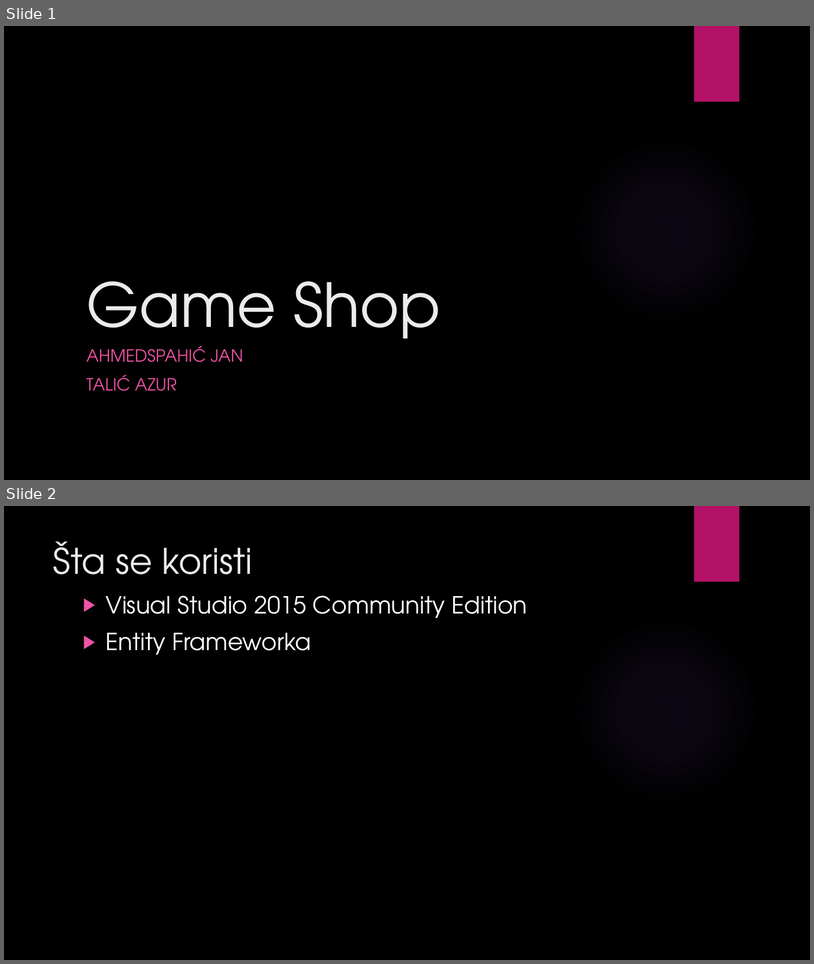
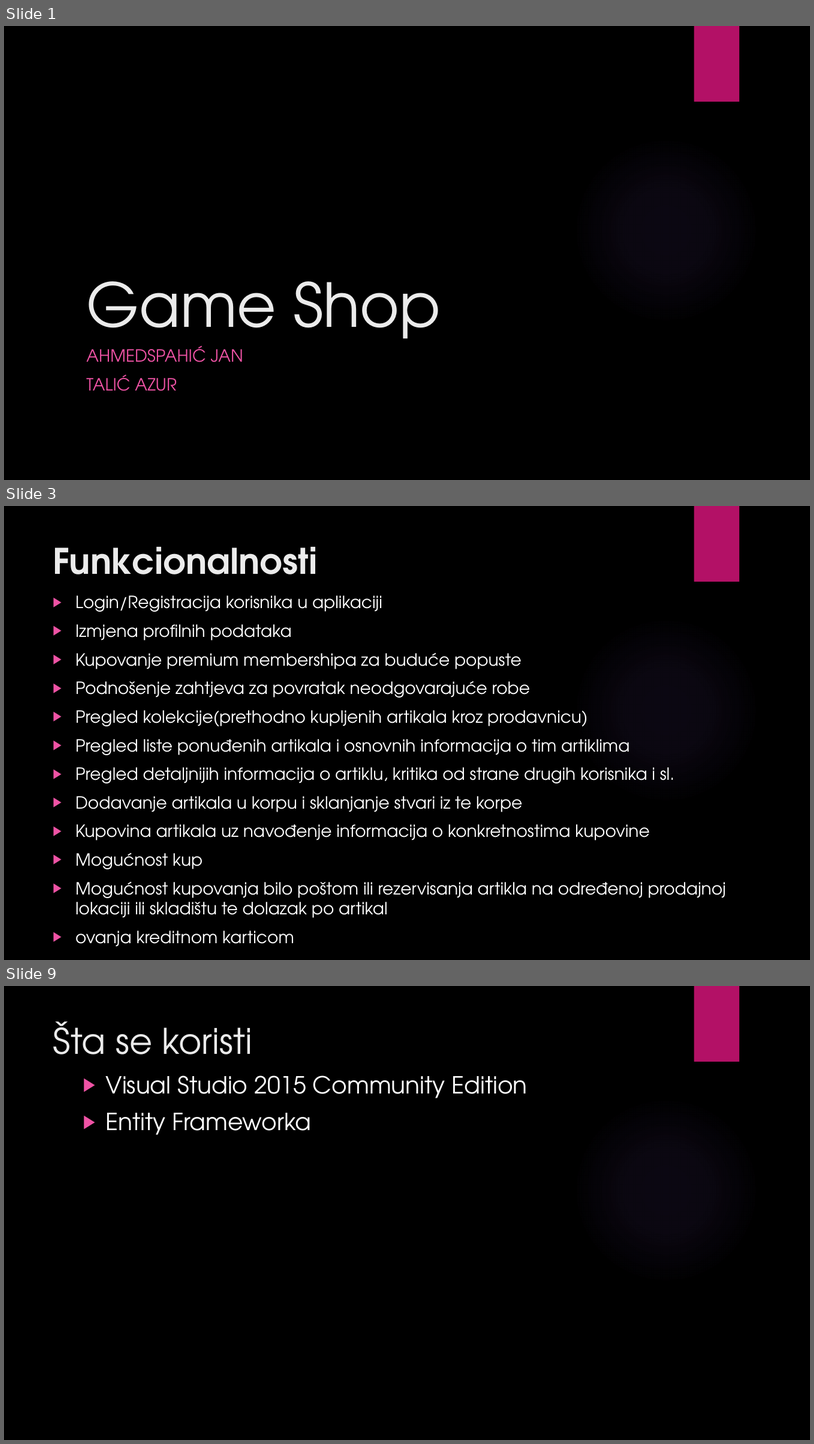
Before and after one commit to ooad-2016-2017/Tim19-PraiseTheSun, a slide deck: Game_Shop.pptx. Shown one above the other, each under a label of ours: slides 1 and 2 before the commit, slides 1, 3 and 9 after it; the slides between them are not shown. The pictures are 814x964 and 814x1444 pixels, drawn with LibreOffice and Linux fonts; fonts in the diff are those of the drawing; background and template pictures are left out. Boxes give left, top, right and bottom in pixels: in the first picture for what was removed or moved away, otherwise in the second. Text is boxed around its words. In the diff, an @@ line names an element or a change of style, - is before the commit and + after.

```diff
--- a/Game_Shop.pptx
+++ b/Game_Shop.pptx
@@ slide 3 added at [4, 506, 810, 960], background picture (left out); not listed: 2 template elements that a slide beside it also shows @@
@@ title added at [53, 547, 317, 574], 42 pt, text #EBEBEB, bold @@
+Funkcionalnosti
@@ text added at [75, 595, 726, 918], 20 pt, text #FFFFFF @@
+▶ Login/Registracija korisnika u aplikaciji
+▶ Izmjena profilnih podataka
+▶ Kupovanje premium membershipa za buduće popuste
+▶ Podnošenje zahtjeva za povratak neodgovarajuće robe
+▶ Pregled kolekcije(prethodno kupljenih artikala kroz prodavnicu)
+▶ Pregled liste ponuđenih artikala i osnovnih informacija o tim artiklima
+▶ Pregled detaljnijih informacija o artiklu, kritika od strane drugih korisnika i sl.
+▶ Dodavanje artikala u korpu i sklanjanje stvari iz te korpe
+▶ Kupovina artikala uz navođenje informacija o konkretnostima kupovine
+▶ Mogućnost kup
+▶ Mogućnost kupovanja bilo poštom ili rezervisanja artikla na određenoj prodajnoj lokaciji ili skladištu te dolazak po artikal
+▶ ovanja kreditnom karticom
@@ what was slide 2 is now slide 9 @@
```
Also in this commit, not shown: 6 other slides added, 1 slide removed.
